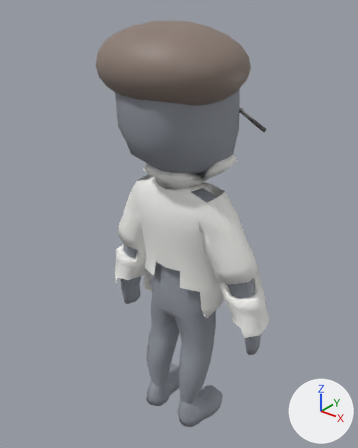
An edit to the glTF model unity/Assets/Art/EarlyGame/staff-kit/staff-researcher-idle.glb, drawn before and after from the same camera.
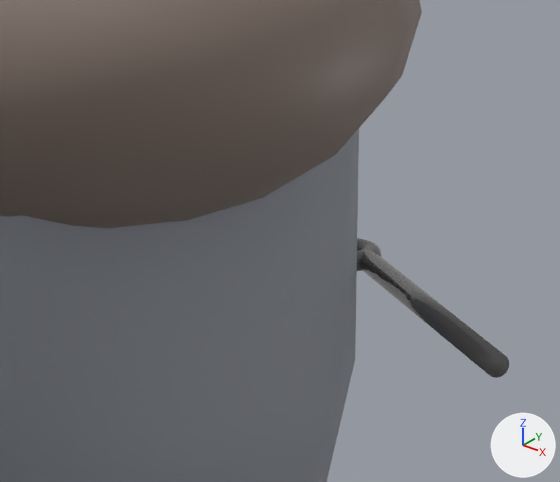
The first picture shows the older version from a camera (50 mm lens) standing at (1.151, -1.158, 1.877) and looking at (-0.028, 0.316, 0.963). The close-ups show the older and then the newer version on the part from 49% to 77% of the width and 15% to 34% of the height of that picture. Only the edits that show in the close-ups are written down. Every picture has the same lights, and +X, +Y and +Z are marked at lower right. Where no turn or scale is listed for an object, it has been applied to the vertices. Vertices at exactly the same position are counted once.

The first close-up shows 'KenneyResearcherStock', 'ResearcherGlasses', 'ResearcherHairCap'.
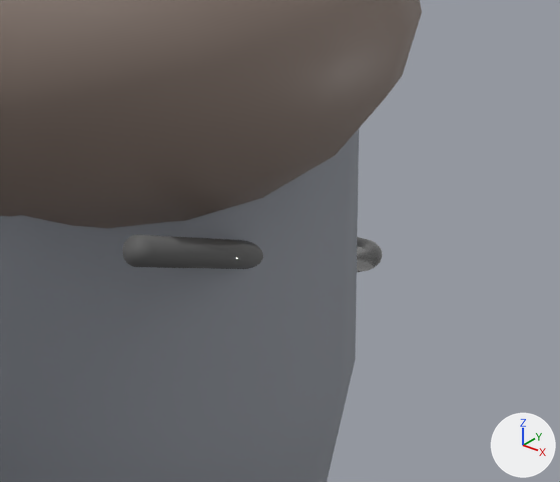
Where the newer file only moved an object's origin or applied its transform, the numbers keep the older frame.

Patch to the scene script:
```diff
--- a/unity/Assets/Art/EarlyGame/staff-kit/staff-researcher-idle.glb.py
+++ b/unity/Assets/Art/EarlyGame/staff-kit/staff-researcher-idle.glb.py
@@ me_torus @@
 # used by ob_researcherglasses; location = (-0.001, 0.537, 1.4171)
-me_torus.from_pydata(...)  # 1288 vertices, 2564 faces; spans x -0.323..0.325, y -0.188..0.041, z -0.008..0.008
+me_torus.from_pydata(...)  # 1288 vertices, 2564 faces; spans x -0.256..0.26, y -0.468..0.042, z -0.008..0.119
+# me_torus part 1: the loose piece of 64 vertices spanning x 0.1..0.325, y -0.185..0.015, z -0.008..0.008 is multiplied about its middle by the matrix ((1.098, 0.465, -0.073), (-1.015, 1.344, 0.236), (0.291, -0.257, 1.099)), then moved by (-0.035, -0.141, 0.056)
+# other edits to the shape of me_torus do not show in these pictures
 me_torus.materials.append(mat_researcherglassesframe)
```

Location of each change, [x1, y1, x2, y2] in pixels of the close-ups (560 x 482 px; the box of a moved part takes in the faces that stretch with it):
'ResearcherGlasses', reshaped
    before: [357, 238, 509, 378]
    after: [123, 235, 382, 272]
part 1 of me_torus, moved or reshaped
    before: [360, 248, 509, 378]
    after: [123, 236, 376, 271]
